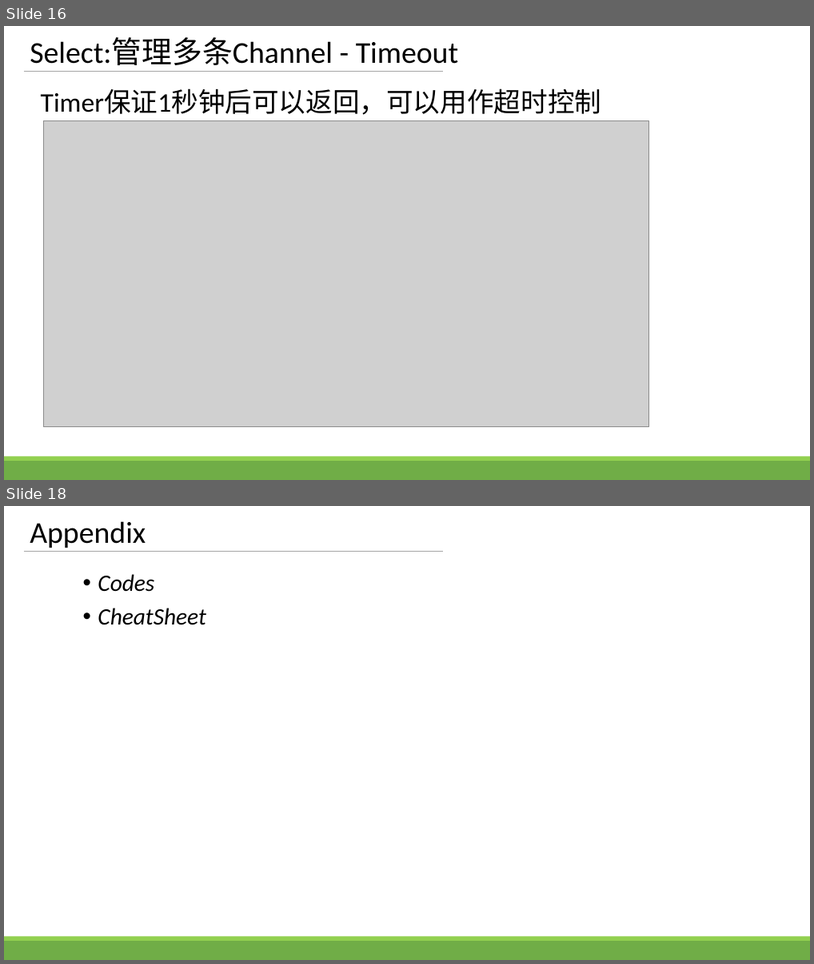
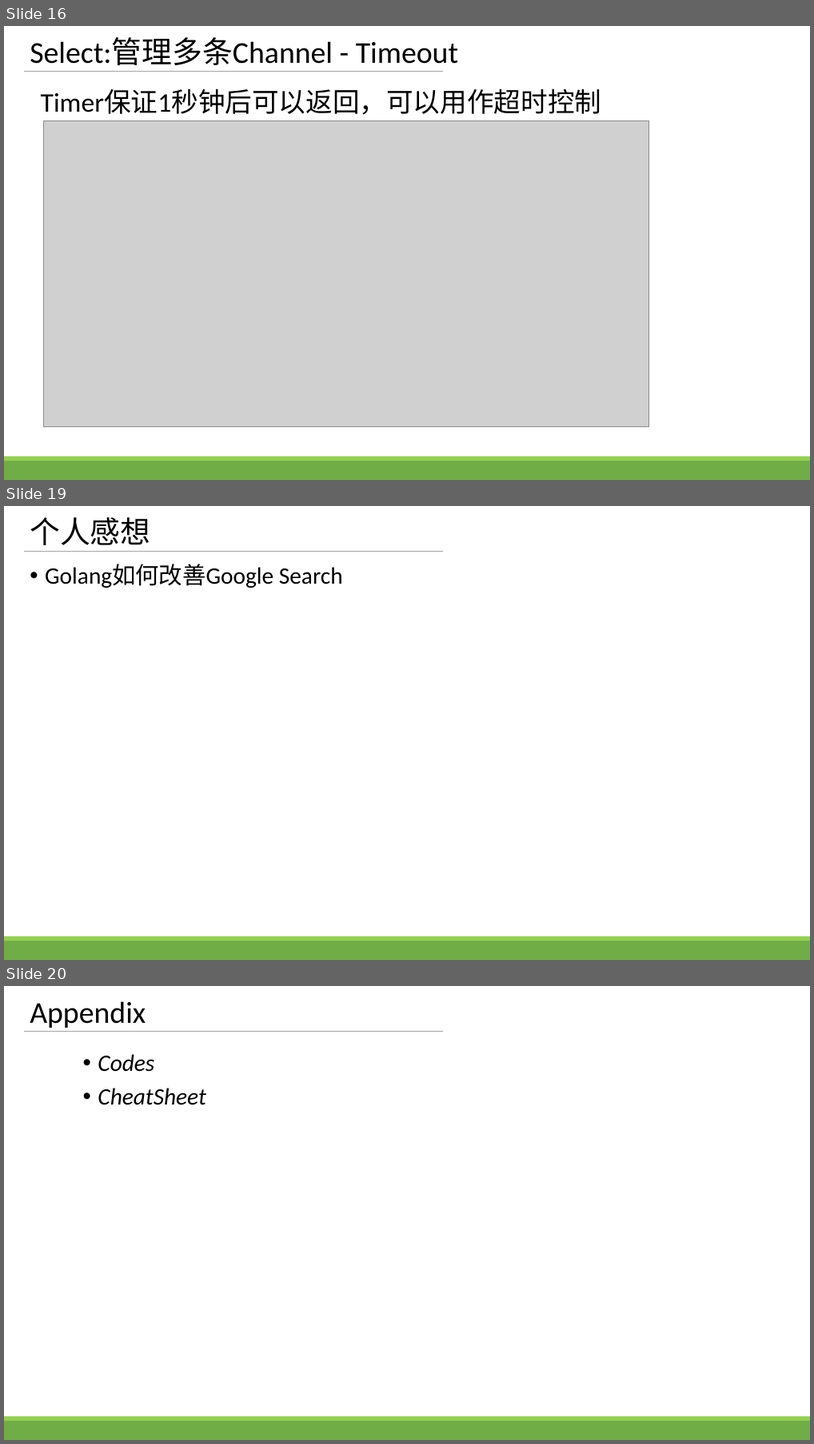
Before and after one commit to zhengbr2/sharing, a slide deck: GolangConcurency.pptx. Shown one above the other, each under a label of ours: slides 16 and 18 before the commit, slides 16, 19 and 20 after it; the slides between them are not shown. The pictures are 814x964 and 814x1444 pixels, drawn with LibreOffice and Linux fonts; fonts in the diff are those of the drawing; grey boxes stand for pictures. Boxes give left, top, right and bottom in pixels: in the first picture for what was removed or moved away, otherwise in the second. Text is boxed around its words. In the diff, an @@ line names an element or a change of style, - is before the commit and + after.

```diff
--- a/GolangConcurency.pptx
+++ b/GolangConcurency.pptx
@@ slide 19 added at (4, 506, 810, 960), background #FFFFFF; not listed: 3 template elements that a slide beside it also shows @@
@@ title added at (30, 517, 150, 545), 36 pt, text #000000 @@
+个人感想
@@ text added at (45, 564, 343, 588), 28 pt, text #000000 @@
+• Golang如何改善Google Search
@@ what was slide 18 is now slide 20 @@
```
Also in this commit, not shown: 2 slides changed, 1 other slide added.
